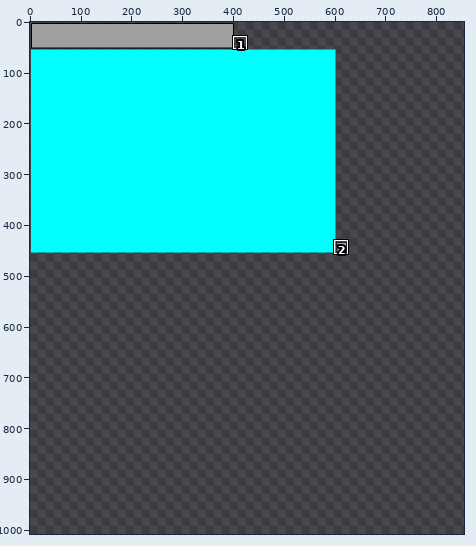
Sprite sheet -- core/assets/atlas.png. Above: a wide view before the commit, with the close-up outlined.
Close-up. Earlier state:
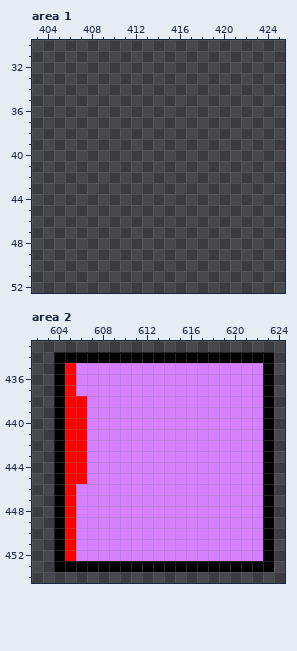
The file is 1024x512 pixels. Colours within 5 levels of each other are drawn and written as one. Shown: area 1: x 403..425, y 30..52; area 2: x 602..624, y 433..454. The old version is drawn lined up with the new one, on the new canvas. The wide view leaves out empty margins. The commit also changed other parts of the picture, which this record leaves out.
The result:
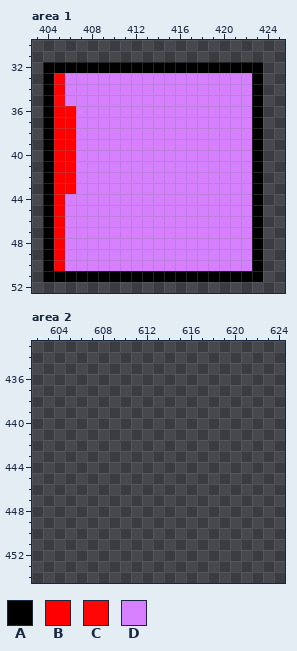
Palette (. is transparent): A #000000  B #ff0000  C #ff0606  D #d67fff
Difference:
canvas 1024x512 -> 1024x1024
Area 1:
y 32: x 404..423 .................... -> AAAAAAAAAAAAAAAAAAAA
y 33: x 404..423 .................... -> ACDDDDDDDDDDDDDDDDDA
y 34: x 404..423 .................... -> ABDDDDDDDDDDDDDDDDDA
y 35: x 404..423 .................... -> ACDDDDDDDDDDDDDDDDDA
y 36..43: x 404..423 .................... -> ABBDDDDDDDDDDDDDDDDA
y 44..50: x 404..423 .................... -> ABDDDDDDDDDDDDDDDDDA
y 51: x 404..423 .................... -> AAAAAAAAAAAAAAAAAAAA
Area 2:
y 434: x 604..623 AAAAAAAAAAAAAAAAAAAA -> ....................
y 435: x 604..623 ACDDDDDDDDDDDDDDDDDA -> ....................
y 436: x 604..623 ABDDDDDDDDDDDDDDDDDA -> ....................
y 437: x 604..623 ACDDDDDDDDDDDDDDDDDA -> ....................
y 438..445: x 604..623 ABBDDDDDDDDDDDDDDDDA -> ....................
y 446..452: x 604..623 ABDDDDDDDDDDDDDDDDDA -> ....................
y 453: x 604..623 AAAAAAAAAAAAAAAAAAAA -> ....................
Changed places in both close-ups, as pixel boxes (x1, y1, x2, y2):
added: (43, 62, 263, 282)
erased: (54, 352, 274, 572)
